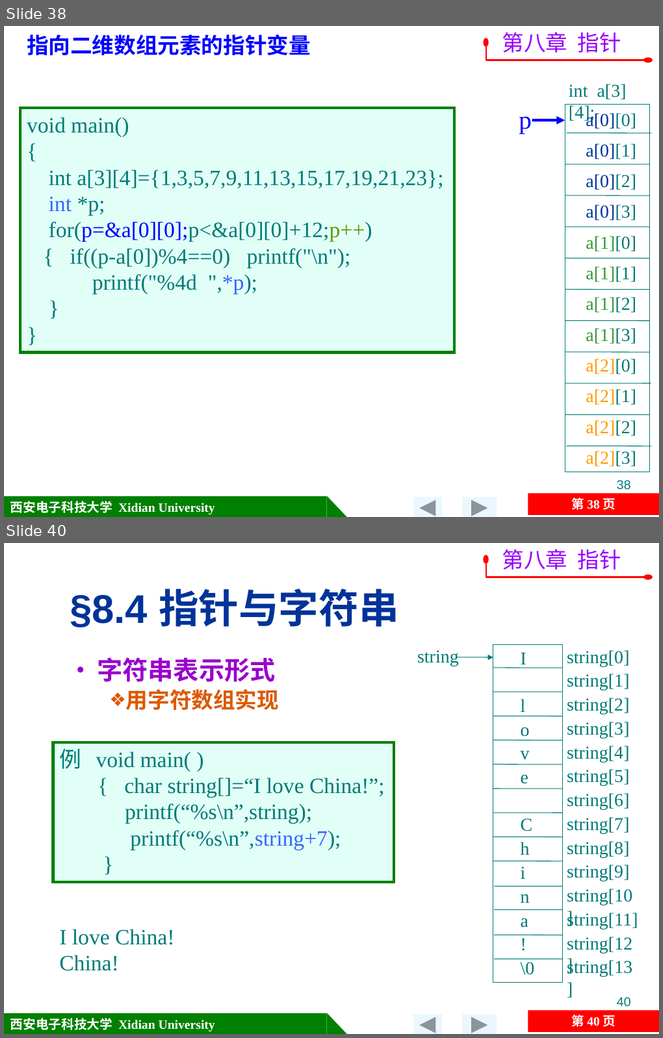
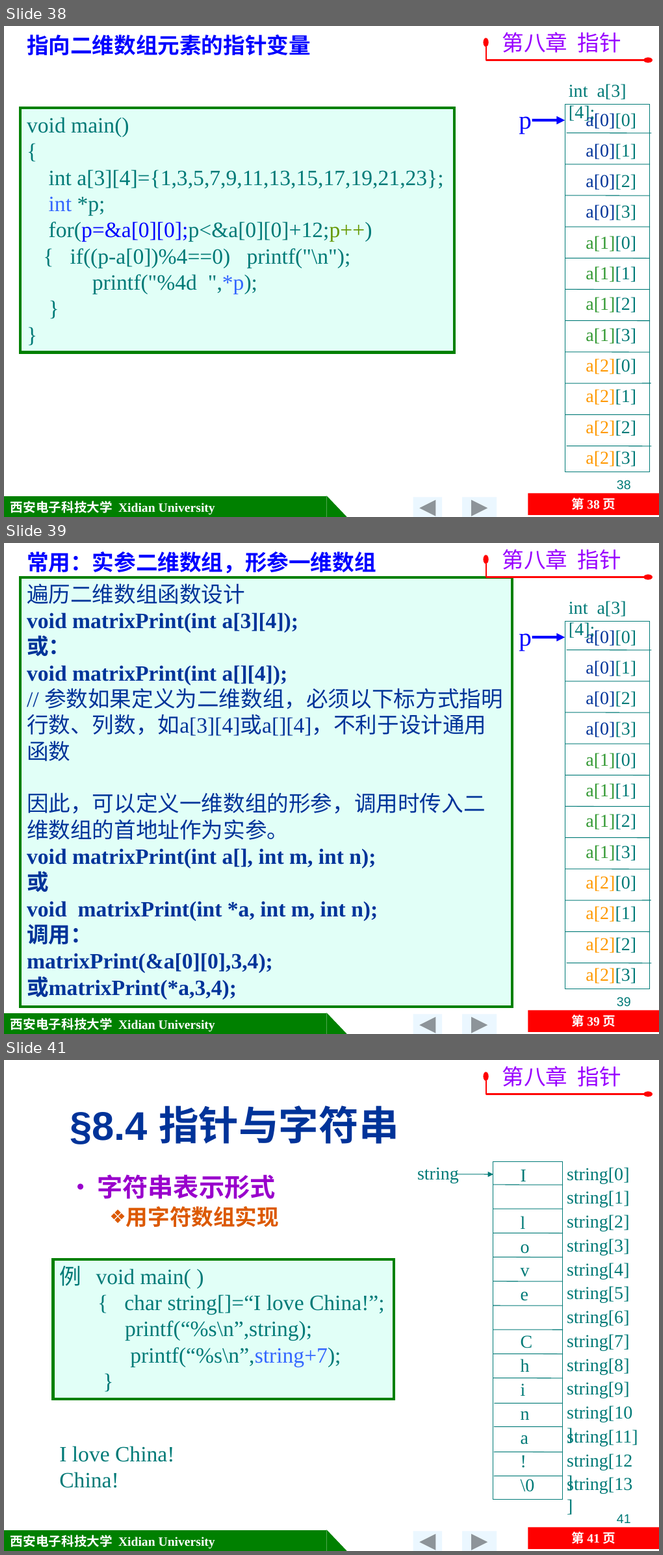
Before and after one commit to jtrfid/C-Repositories, a slide deck: 2015备课/课件/第8章 指针.pptx. Shown one above the other, each under a label of ours: slides 38 and 40 before the commit, slides 38, 39 and 41 after it; the slides between them are not shown. The pictures are 663x1038 and 663x1555 pixels, drawn with LibreOffice and Linux fonts; fonts in the diff are those of the drawing; background and template pictures are left out. Boxes give left, top, right and bottom in pixels: in the first picture for what was removed or moved away, otherwise in the second. Text is boxed around its words. In the diff, an @@ line names an element or a change of style, - is before the commit and + after.

```diff
--- a/2015备课/课件/第8章 指针.pptx
+++ b/2015备课/课件/第8章 指针.pptx
@@ slide 39 added at bbox=[4, 543, 659, 1034], background picture (left out); not listed: 5 template elements that a slide beside it also shows @@
@@ text added at bbox=[27, 551, 376, 574], 24 pt, text #0000FF, bold @@
+    常用：实参二维数组，形参一维数组
@@ freeform shape added at bbox=[486, 559, 649, 577], outline #FF0000 1.5 pt @@
@@ text added at bbox=[503, 549, 621, 570], 24 pt, text #9900FF @@
+第八章 指针
@@ rectangle added at bbox=[20, 577, 512, 1007], fill #E1FFF7, outline #008000 3 pt, 24 pt, text #003399, bold @@
+遍历二维数组函数设计
+void matrixPrint(int a[3][4]);
+或：
+void matrixPrint(int a[][4]);
+// 参数如果定义为二维数组，必须以下标方式指明行数、列数，如a[3][4]或a[][4]，不利于设计通用函数
+因此，可以定义一维数组的形参，调用时传入二维数组的首地址作为实参。
+void matrixPrint(int a[], int m, int n);
+或
+void matrixPrint(int *a, int m, int n);
+调用：
+matrixPrint(&a[0][0],3,4);
+或matrixPrint(*a,3,4);
@@ text added at bbox=[519, 633, 532, 651], 28 pt, text #0000FF @@
+p
@@ arrow added from (532, 637) to (565, 637), #0000FF 3 pt @@
@@ group added at bbox=[565, 601, 651, 989]: 13 texts, 11 lines, 1 rectangle @@
+int a[3][4];
+a[0][0]
+a[0][1]
+a[1][0]
+a[1][1]
+a[2][0]
+a[2][1]
+a[0][2]
+a[0][3]
+a[1][2]
+a[1][3]
+a[2][2]
+a[2][3]
@@ page number added at bbox=[617, 997, 631, 1007], 14 pt, text #007A77 @@
+39
@@ what was slide 40 is now slide 41 @@
@@ page number at bbox=[617, 1514, 631, 1523]: text changed @@
-40
+41
@@ page number at bbox=[571, 1532, 616, 1544]: text changed @@
-第 40 页
+第 41 页
```
Also in this commit, not shown: 3 slides changed, 9 slides removed.
